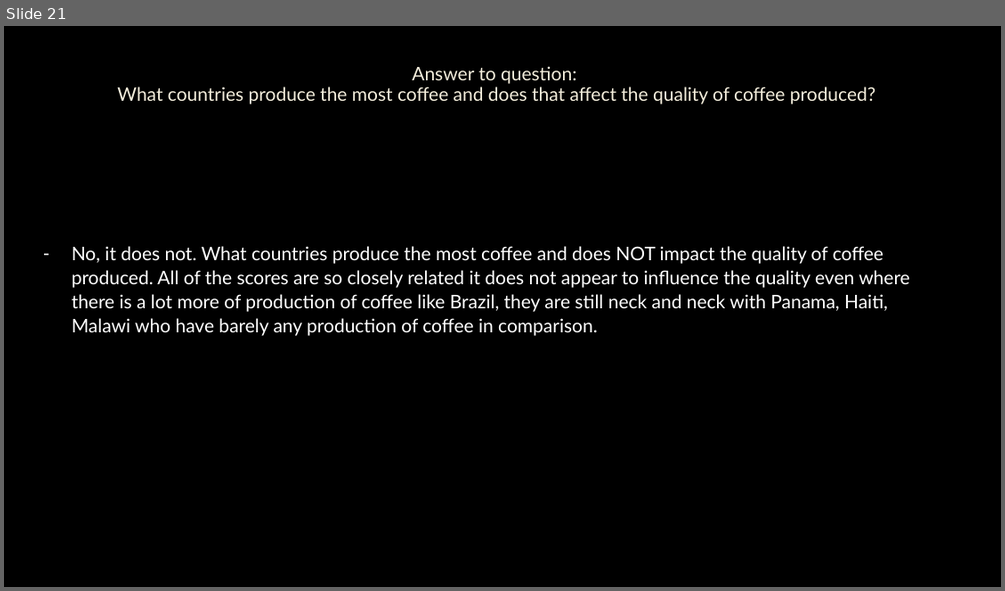
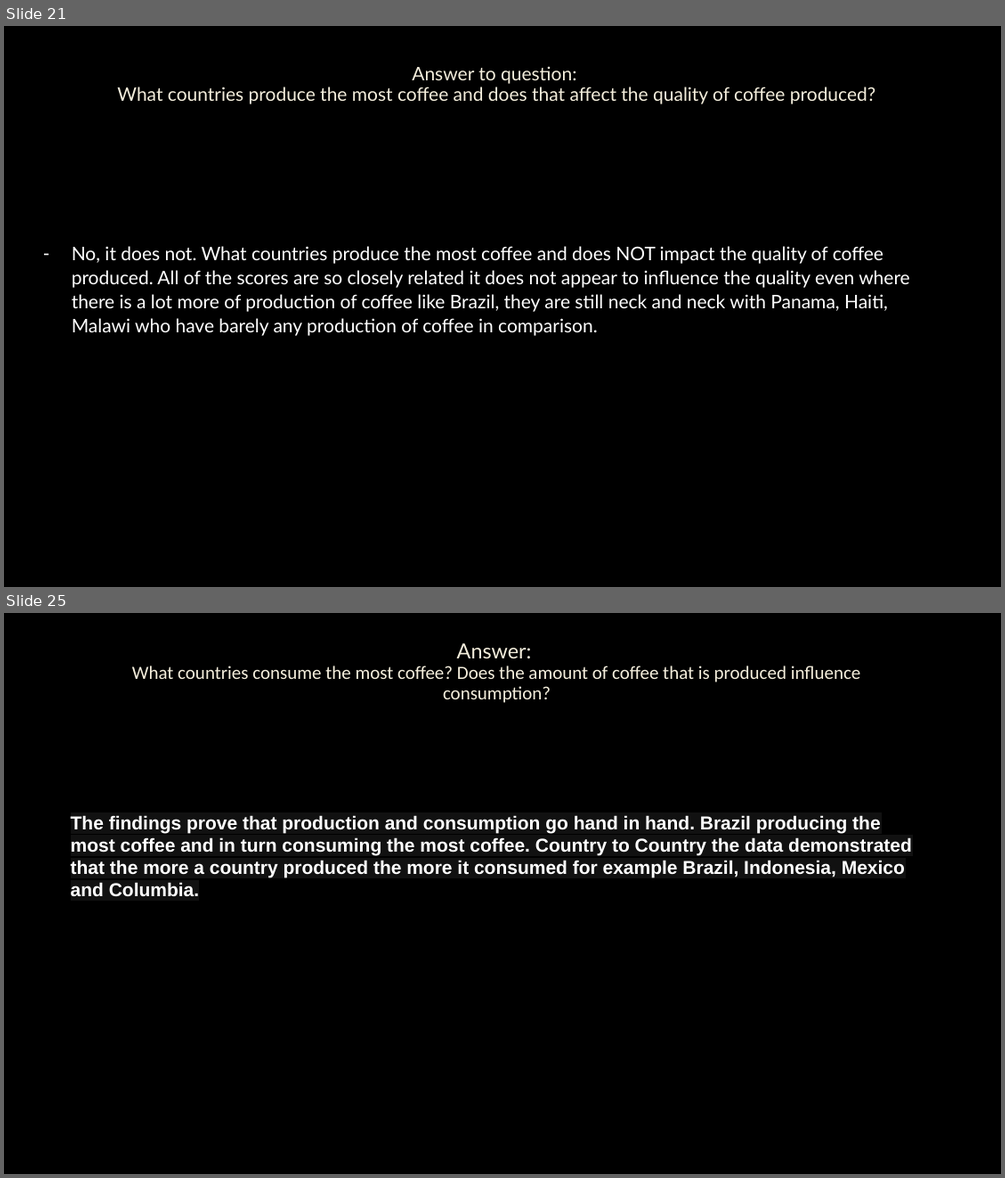
Before and after one commit to colinroberts-data-analytics-portfolio/project1, a slide deck: A Study of Coffee Production final.pptx. Shown one above the other, each under a label of ours: slide 21 before the commit, slides 21 and 25 after it; the slides between them are not shown. The pictures are 1005x591 and 1005x1178 pixels, drawn with LibreOffice and Linux fonts; fonts in the diff are those of the drawing; background and template pictures are left out. Boxes give left, top, right and bottom in pixels: in the first picture for what was removed or moved away, otherwise in the second. Text is boxed around its words. In the diff, an @@ line names an element or a change of style, - is before the commit and + after.

```diff
--- a/A Study of Coffee Production final.pptx
+++ b/A Study of Coffee Production final.pptx
@@ slide 25 added at (4,613,1001,1174), background picture (left out) @@
@@ title added at (132,643,861,703), 18 pt, text #F4EEDC @@
+Answer:
+What countries consume the most coffee? Does the amount of coffee that is produced influence consumption?
@@ text added at (71,815,912,897), 18 pt, text #FFFFFF, bold @@
+The findings prove that production and consumption go hand in hand. Brazil producing the most coffee and in turn consuming the most coffee. Country to Country the data demonstrated that the more a country produced the more it consumed for example Brazil, Indonesia, Mexico and Columbia.
```
Also in this commit, not shown: 1 slide changed, 3 other slides added.
